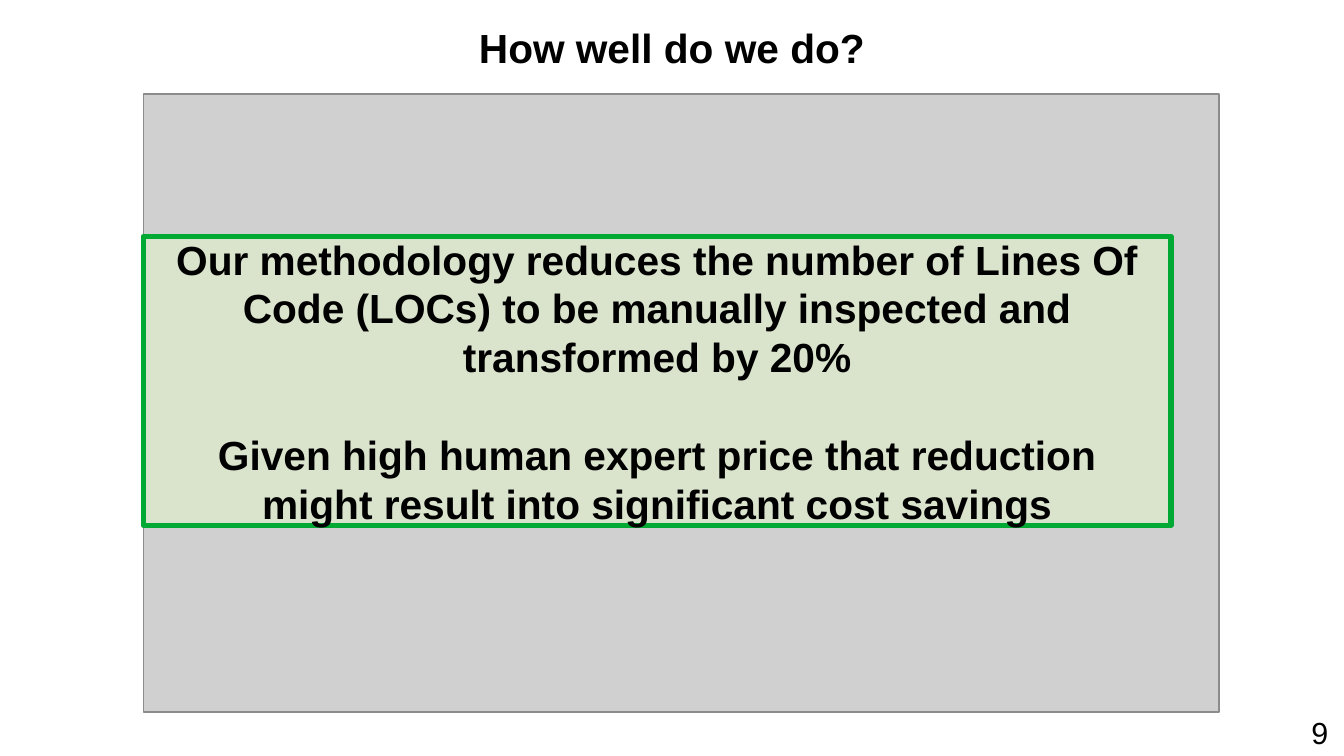
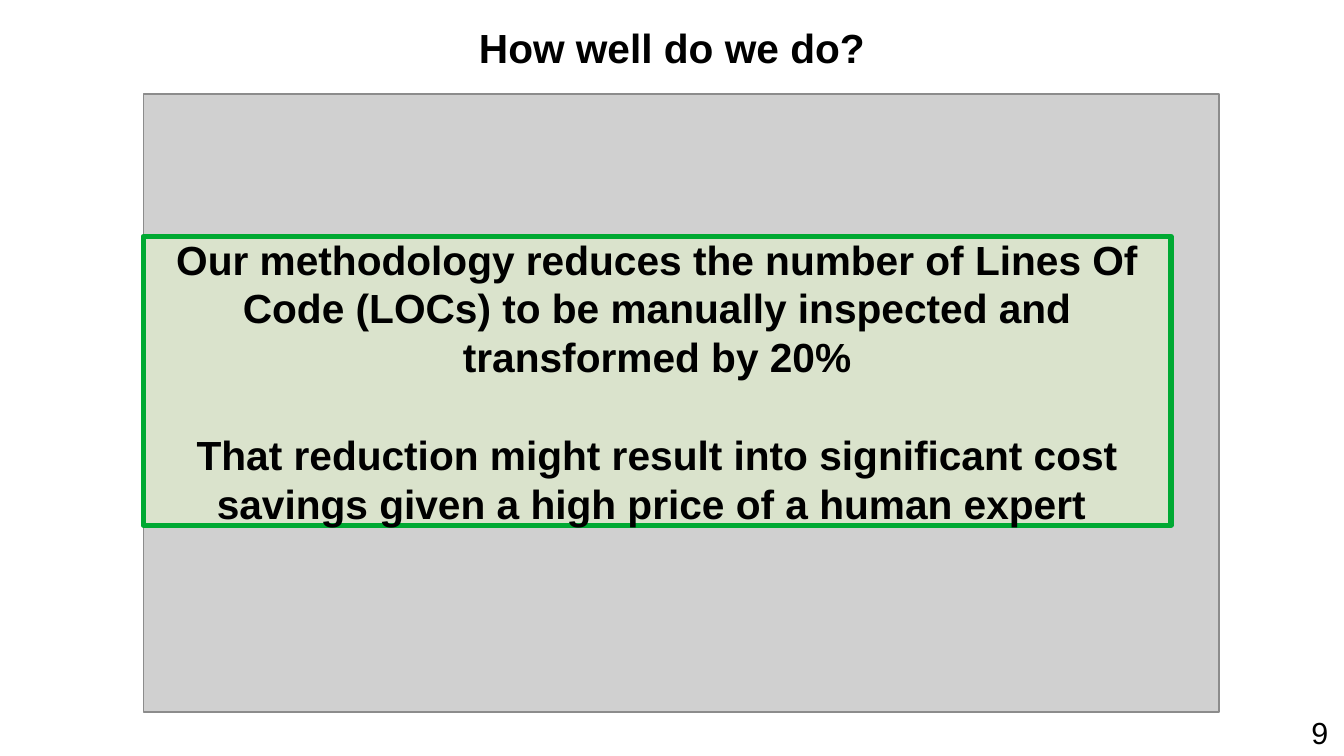
Before and after one commit to harel-coffee/PParMetrics-auto, a slide deck: slide 40 of doc/AI_SEPS_2019_talk/presentation.odp (slide 41 before the commit). Drawn at 1344x756 pixels with LibreOffice and Linux fonts; fonts in the diff are those of the drawing; grey boxes stand for pictures. Boxes give left, top, right and bottom in pixels: in the first picture for what was removed or moved away, otherwise in the second. Text is boxed around its words. In the diff, an @@ line names an element or a change of style, - is before the commit and + after.

```diff
--- a/doc/AI_SEPS_2019_talk/presentation.odp
+++ b/doc/AI_SEPS_2019_talk/presentation.odp
@@ text in rectangle at bbox=[197, 440, 1118, 526]: text changed @@
-Given high human expert price that reduction might result into significant cost savings
+That reduction might result into significant cost savings given a high price of a human expert
```
Also in this commit, not shown: 13 other slides changed, 1 slide added, 2 other files.
